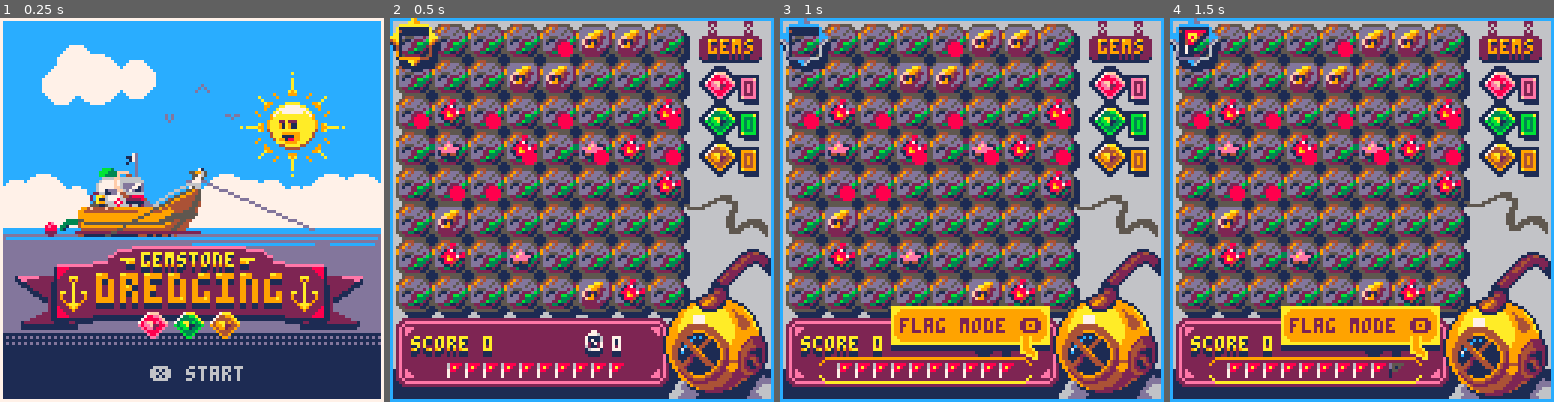
Above: before the commit, frames 1-4 (left to right).
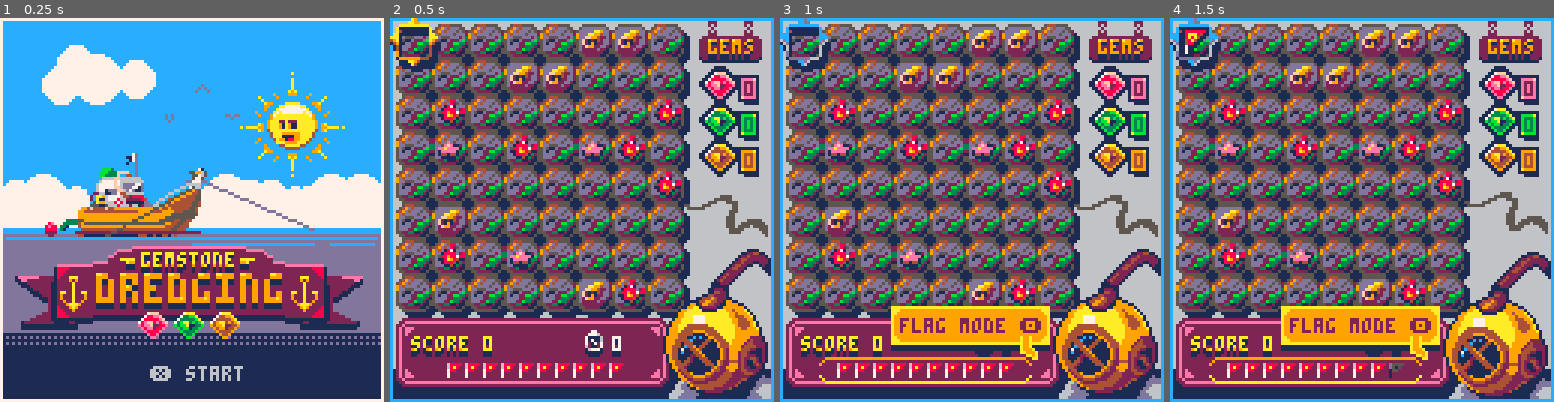
Above: after the commit, the same moments.

Repository: TheSailor1/PICO-8
Game: PICO-8 cartridge gem/gem.p8
The game is run twice, just before and just after one commit, with the same random seed, the same clock (stepped at 60 frames per second) and the same inputs.
Inputs:
- Up to frame 1 (0.25 s): no input
- Up to frame 2 (0.5 s): tap X (X key) at 0.33 s
- Up to frame 3 (1 s): tap O (Z key) at 0.7 s
- Up to frame 4 (1.5 s): tap X (X key) at 1.07 s

Frame 1 is identical in both runs. In frame 2, 1.3% of the frame differs, in the area x 6-76%, y 6-48%; in frame 3, 1.3%; in frame 4, 1.3%.

Commit message:
Creating screens

Diff:
--- a/gem/gem.p8
+++ b/gem/gem.p8
@@ -28,7 +28,7 @@
 	debug={}
 
 	--★
-	showmines=true
+	showmines=false
 	showgems=false
 end
 
@@ -865,7 +865,7 @@
 end
 
 function drw_win()
-	rectfill(0,0,127,127,11)
+	rectfill(0,30,127,90,11)
 	print("you won!",32,32,7)
 	print("traps found: "..flagtiles,32,62,7)
 end
